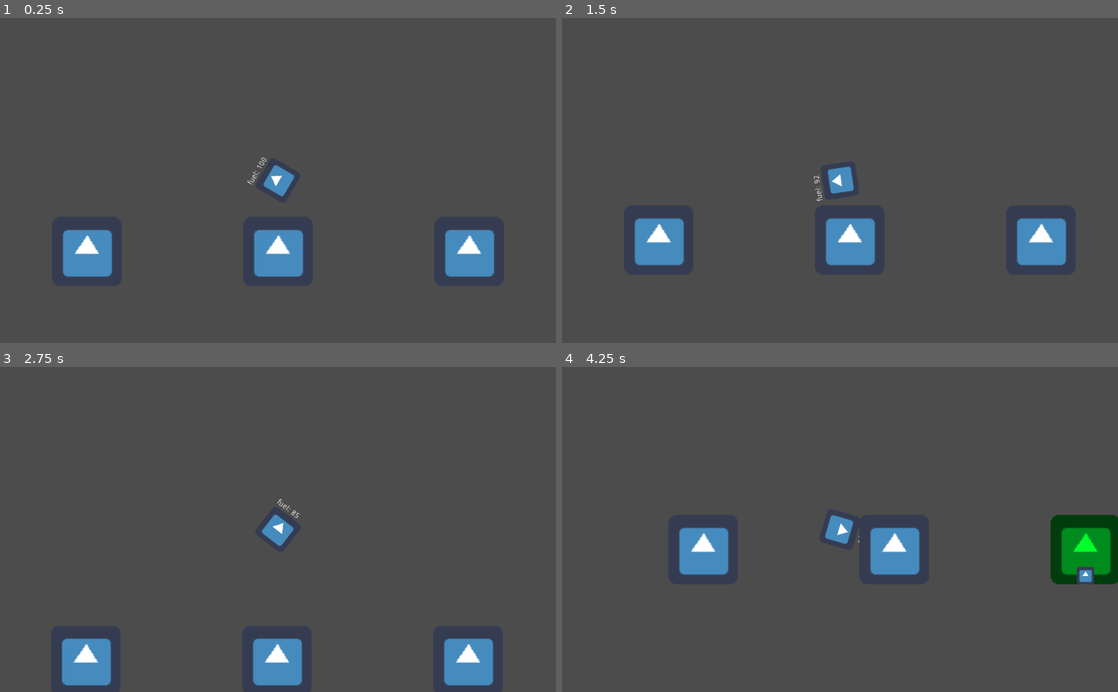
Above: before the commit, frames 1-4 (two rows, left to right).
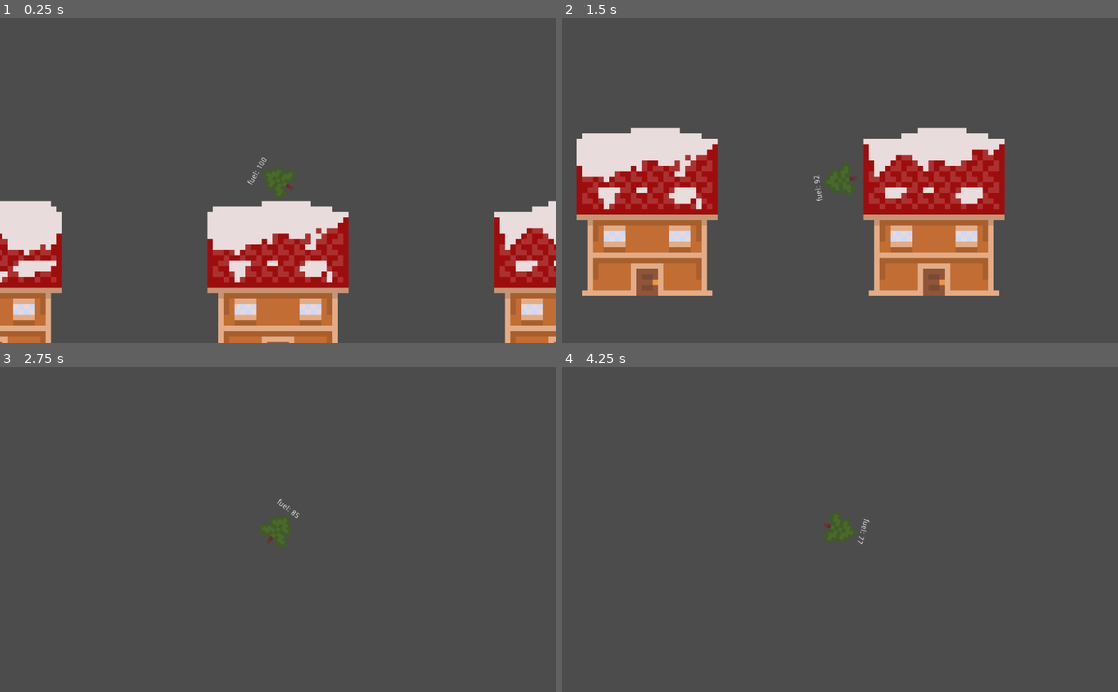
Above: after the commit, the same moments.

Repository: 2qar/treegame
Game: Godot game, scene res://world.tscn
Two runs of this game, one before a commit and one after it. Both use one fixed random seed, a clock stepped at 60 frames per second and the inputs below. The engine's default icon, where the game draws it, is replaced by a stand-in: a white triangle on a blue panel in a dark square.
Inputs (mouse positions are in pixels of both pictures, inside the frame that each line leads up to):
- Up to frame 1 (0.25 s): no input
- Up to frame 2 (1.5 s): move the mouse to (962, 164) at 0.52 s; press the mouse at (962, 164) at 0.53 s; move the mouse to (728, 196) at 1.27 s; release the mouse at (728, 196) at 1.28 s; click (728, 196) at 1.35 s
- Up to frame 3 (2.75 s): move the mouse to (333, 458) at 2.02 s; press the mouse at (333, 458) at 2.03 s
- Up to frame 4 (4.25 s): move the mouse to (812, 594) at 2.77 s; release the mouse at (812, 594) at 2.78 s; click (812, 594) at 2.85 s; tap Enter at 3.5 s; move the mouse to (1006, 578) at 3.52 s; press the mouse at (1006, 578) at 3.53 s

The runs differ from the first frame. In frame 1, 22% of the frame differs, in the area x 0-100%, y 45-100%; in frame 2, 27%, in the area x 2-91%, y 33-86%; in frame 3, 4.2%; in frame 4, 5.5%.

Commit message:
loads of sprites, victory house extends house

Diff:
--- /dev/null
+++ b/house.gd
@@ -0,0 +1,26 @@
+extends StaticBody2D
+
+func _ready():
+	add_snow()
+
+func _get_snow_num():
+	return int(round(rand_range(1, 3)))
+
+func add_snow():
+	var snow_count = _get_snow_num()
+	var used_snow = []
+	for i in range(snow_count):
+		var snow_num = _get_snow_num()
+		while snow_num in used_snow:
+			snow_num = _get_snow_num()
+
+		used_snow.append(snow_num)
+		var snow_path = "res://snow_%d.png" % snow_num
+		var snow_img = load(snow_path)
+
+		var snow = Sprite.new()
+		add_child(snow)
+		snow.scale = $sprite.scale
+		snow.position = Vector2(0, -35)
+		snow.texture = snow_img
+	#print(name, used_snow)
--- a/house.tscn
+++ b/house.tscn
@@ -1,15 +1,16 @@
-[gd_scene load_steps=3 format=2]
+[gd_scene load_steps=4 format=2]
 
-[ext_resource path="res://icon.png" type="Texture" id=1]
+[ext_resource path="res://house.gd" type="Script" id=1]
+[ext_resource path="res://house.png" type="Texture" id=2]
 
-[sub_resource type="RectangleShape2D" id=3]
+[sub_resource type="RectangleShape2D" id=1]
 
 custom_solver_bias = 0.0
-extents = Vector2( 64, 64 )
+extents = Vector2( 65, 73 )
 
 [node name="house" type="StaticBody2D"]
 
-position = Vector2( 784, 656 )
+scale = Vector2( 2, 2 )
 input_pickable = false
 collision_layer = 1
 collision_mask = 1
@@ -17,17 +18,16 @@
 constant_angular_velocity = 0.0
 friction = 1.0
 bounce = 0.0
-_sections_unfolded = [ "Transform" ]
-__meta__ = {
-"_edit_group_": true
-}
+script = ExtResource( 1 )
+_sections_unfolded = [ "Collision", "Transform" ]
 
 [node name="sprite" type="Sprite" parent="." index="0"]
 
-scale = Vector2( 2, 2 )
-texture = ExtResource( 1 )
+scale = Vector2( 5, 5 )
+texture = ExtResource( 2 )
 _sections_unfolded = [ "Transform" ]
 
 [node name="collider" type="CollisionShape2D" parent="." index="1"]
 
-shape = SubResource( 3 )
+position = Vector2( 0, 8 )
+shape = SubResource( 1 )
--- a/test.gd
+++ b/test.gd
@@ -76,7 +76,7 @@
 	near_house = is_near
 
 func _on_bottom_area_entered(area):
-	if area.name == 'tree_landing_zone':
+	if area.name == 'tree_stand':
 		on_game_over()
 
 func _on_victory_house_created(victory_house_position):
--- a/victory_house.gd
+++ b/victory_house.gd
@@ -1,4 +1,4 @@
-extends Area2D
+extends "res://house.gd"
 
 signal created
 signal game_over
@@ -6,15 +6,14 @@
 export var SPEED_THRESHOLD = 500
 
 func _ready():
+	add_snow()
+
 	connect("created", get_node("../tree"), "_on_victory_house_created")
 	connect("created", get_node("../tree/camera"), "_on_victory_house_created")
 	connect("game_over", get_node("../tree"), "on_game_over")
 
 func emit_created():
 	emit_signal("created", position)
-
-func _process(delta):
-	pass
 
 func speed_too_high(tree_velocity):
 	return abs(tree_velocity.x) > SPEED_THRESHOLD or abs(tree_velocity.y) > SPEED_THRESHOLD
--- a/victory_house.tscn
+++ b/victory_house.tscn
@@ -1,25 +1,30 @@
 [gd_scene load_steps=7 format=2]
 
-[ext_resource path="res://victory_house.gd" type="Script" id=1]
-[ext_resource path="res://icon.png" type="Texture" id=2]
-[ext_resource path="res://cam_focus.gd" type="Script" id=3]
+[ext_resource path="res://house.tscn" type="PackedScene" id=1]
+[ext_resource path="res://victory_house.gd" type="Script" id=2]
+[ext_resource path="res://alert.png" type="Texture" id=3]
+[ext_resource path="res://tree_stand.png" type="Texture" id=4]
 
 [sub_resource type="RectangleShape2D" id=1]
 
 custom_solver_bias = 0.0
-extents = Vector2( 32, 32 )
+extents = Vector2( 65, 73 )
 
-[sub_resource type="CircleShape2D" id=2]
+[sub_resource type="RectangleShape2D" id=2]
 
 custom_solver_bias = 0.0
-radius = 512.0
+extents = Vector2( 5, 5 )
 
-[sub_resource type="RectangleShape2D" id=3]
+[node name="house" index="0" instance=ExtResource( 1 )]
 
-custom_solver_bias = 0.0
-extents = Vector2( 16, 16 )
+script = ExtResource( 2 )
+SPEED_THRESHOLD = 500
 
-[node name="victory_house" type="Area2D"]
+[node name="collider" parent="." index="1"]
+
+disabled = true
+
+[node name="victory_house" type="Area2D" parent="." index="2"]
 
 input_pickable = true
 gravity_vec = Vector2( 0, 1 )
@@ -28,27 +33,21 @@
 angular_damp = 1.0
 audio_bus_override = false
 audio_bus_name = "Master"
-script = ExtResource( 1 )
-_sections_unfolded = [ "Collision", "Transform" ]
-__meta__ = {
-"_edit_group_": true
-}
-SPEED_THRESHOLD = 650
 
-[node name="icon" type="Sprite" parent="." index="0"]
+[node name="collider" type="CollisionShape2D" parent="victory_house" index="0"]
 
-modulate = Color( 0.0117188, 1, 0.166138, 1 )
-scale = Vector2( 2, 2 )
-texture = ExtResource( 2 )
-_sections_unfolded = [ "Transform", "Visibility" ]
-
-[node name="collider" type="CollisionShape2D" parent="." index="1"]
-
-scale = Vector2( 2, 2 )
+position = Vector2( 0, 8 )
 shape = SubResource( 1 )
 _sections_unfolded = [ "Transform" ]
 
-[node name="cam_focus" type="Area2D" parent="." index="2"]
+[node name="alert" type="Sprite" parent="." index="3"]
+
+position = Vector2( 0, -104 )
+scale = Vector2( 5, 5 )
+texture = ExtResource( 3 )
+_sections_unfolded = [ "Transform" ]
+
+[node name="tree_stand" type="Area2D" parent="." index="4"]
 
 input_pickable = true
 gravity_vec = Vector2( 0, 1 )
@@ -57,38 +56,18 @@
 angular_damp = 1.0
 audio_bus_override = false
 audio_bus_name = "Master"
-script = ExtResource( 3 )
 
-[node name="area" type="CollisionShape2D" parent="cam_focus" index="0"]
+[node name="sprite" type="Sprite" parent="tree_stand" index="0"]
 
+position = Vector2( 0, 75 )
+scale = Vector2( 5, 5 )
+z_index = 2
+texture = ExtResource( 4 )
+_sections_unfolded = [ "Transform", "Z Index" ]
+
+[node name="collider" type="CollisionShape2D" parent="tree_stand" index="1"]
+
+modulate = Color( 0.730469, 0.730469, 0.730469, 1 )
+position = Vector2( 0, 75 )
 shape = SubResource( 2 )
-
-[node name="tree_landing_zone" type="Area2D" parent="." index="3"]
-
-position = Vector2( 0, 48 )
-input_pickable = true
-gravity_vec = Vector2( 0, 1 )
-gravity = 98.0
-linear_damp = 0.1
-angular_damp = 1.0
-audio_bus_override = false
-audio_bus_name = "Master"
-_sections_unfolded = [ "Transform" ]
-
-[node name="sprite" type="Sprite" parent="tree_landing_zone" index="0"]
-
-scale = Vector2( 0.5, 0.5 )
-texture = ExtResource( 2 )
-_sections_unfolded = [ "Transform" ]
-
-[node name="collider" type="CollisionShape2D" parent="tree_landing_zone" index="1"]
-
-modulate = Color( 0, 0.53125, 1, 1 )
-shape = SubResource( 3 )
-_sections_unfolded = [ "Material", "Visibility" ]
-
-[connection signal="body_shape_entered" from="." to="." method="_on_victory_house_body_shape_entered"]
-
-[connection signal="body_shape_entered" from="cam_focus" to="cam_focus" method="_on_cam_focus_body_shape_entered"]
-
-[connection signal="body_shape_exited" from="cam_focus" to="cam_focus" method="_on_cam_focus_body_shape_exited"]
+_sections_unfolded = [ "Transform", "Visibility" ]
--- a/world.gd
+++ b/world.gd
@@ -7,16 +7,17 @@
 
 export(int) var house_count = 25
 export(int) var house_padding = 3
+export(int) var house_seperation = 2
+onready var step = 176 * house_seperation
 
 var left_start = 396
 var right_start = 576
-const STEP = 176 * 2
 var houses = []
 
 func _create_house(type, index):
 	var curr_house = type.instance()
 	add_child(curr_house)
-	curr_house.position = Vector2(STEP * index, 656)
+	curr_house.position = Vector2(step * index, 656)
 	return curr_house
 
 func _ready():
--- a/world.tscn
+++ b/world.tscn
@@ -2,7 +2,7 @@
 
 [ext_resource path="res://world.gd" type="Script" id=1]
 [ext_resource path="res://test.gd" type="Script" id=2]
-[ext_resource path="res://icon.png" type="Texture" id=3]
+[ext_resource path="res://tree.png" type="Texture" id=3]
 [ext_resource path="res://camera.gd" type="Script" id=4]
 
 [sub_resource type="CircleShape2D" id=1]
@@ -13,13 +13,14 @@
 [sub_resource type="RectangleShape2D" id=2]
 
 custom_solver_bias = 0.0
-extents = Vector2( 14, 4 )
+extents = Vector2( 4, 4 )
 
 [node name="world" type="Node2D" index="0"]
 
 script = ExtResource( 1 )
 house_count = 25
 house_padding = 3
+house_seperation = 3
 
 [node name="tree" type="RigidBody2D" parent="." index="0"]
 
@@ -51,7 +52,10 @@
 
 [node name="sprite" type="Sprite" parent="tree" index="0"]
 
+scale = Vector2( 7, 7 )
+z_index = 1
 texture = ExtResource( 3 )
+_sections_unfolded = [ "Transform", "Z Index" ]
 
 [node name="collider" type="CollisionShape2D" parent="tree" index="1"]
 
@@ -109,7 +113,7 @@
 modulate = Color( 0.0325317, 0.320312, 0, 1 )
 position = Vector2( 0, 29 )
 shape = SubResource( 2 )
-_sections_unfolded = [ "Transform", "Visibility" ]
+_sections_unfolded = [ "Transform", "Visibility", "Z Index" ]
 
 [node name="fuel" type="Label" parent="tree" index="4"]
 
Binary file added: alert.png
Not shown, added: alert.png.import
Binary file added: house.png
Not shown, added: house.png.import
Binary file added: snow_1.png
Not shown, added: snow_1.png.import
Binary file added: snow_2.png
Not shown, added: snow_2.png.import
Binary file added: snow_3.png
Not shown, added: snow_3.png.import
Binary file added: tree.png
Not shown, added: tree.png.import
(and 2 more such lines)
